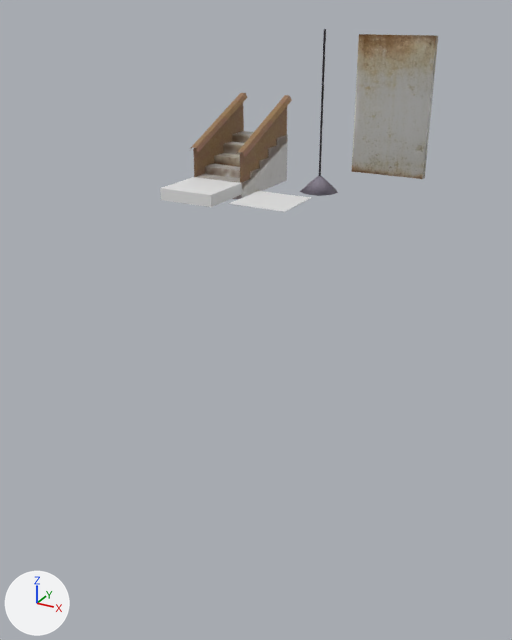
The FBX model Assets/Models/fatherApartmentsBasementEnvironment.fbx: old version first, new version second.
Before and after are seen from a camera (50 mm lens) standing at (14.8, -33.7, 8.7) and looking at (-2.9, -1.6, -7.3). Arrows for +X, +Y and +Z are at lower left; the lights stay in place. Where no turn or scale is listed for an object, it has been applied to the vertices.

The older version as bpy lines, for what is in view:
```python
me_cube_000 = bpy.data.meshes.new('Cube.000')
me_cube_000.from_pydata([(-1.5, -1.5, 0.15), (-1.5, -1.5, 0.15), (-1.5, 1.5, 0.15), (-1.5, 1.5, 0.15), (1.5, -1.5, 0.15), (1.5, -1.5, 0.15), (1.5, 1.5, 0.15), (1.5, 1.5, 0.15)], [], [(2, 6, 4, 0), (7, 3, 1, 5)])
me_cube_002 = bpy.data.meshes.new('Cube.002')
me_cube_002.from_pydata(...)  # 56 vertices, 22 faces; spans x -1.72..1.71, y -2.58..2.72, z -0.45..4.3
me_cube_002.materials.append(mat_buildingredbrick)
me_cube_009 = bpy.data.meshes.new('Cube.009')
me_cube_009.from_pydata(...)  # a box spanning x -1.5..1.5, y -1.5..1.5, z -0.15..0.45
ob_basementstairenter = bpy.data.objects.new('BasementStairEnter', me_cube_002)
ob_basementstairenter.location = (-5.0, 0.58, 0.0)
ob_basementstairenterfloor = bpy.data.objects.new('BasementStairEnterFloor', me_cube_009)
ob_basementstairenterfloor.location = (-5.0, -3.5, 0.0)
ob_basementstairgridmetalfloor = bpy.data.objects.new('BasementStairGridMetalFloor', me_cube_000)
ob_basementstairgridmetalfloor.location = (-1.0, -3.5, 0.0)
# also in view: 'BasementLightLamp' at (0.0, 0.0, 3.9); 'BasementStairEnterWall.001' at (2.5, 3.4, 4.0)
```
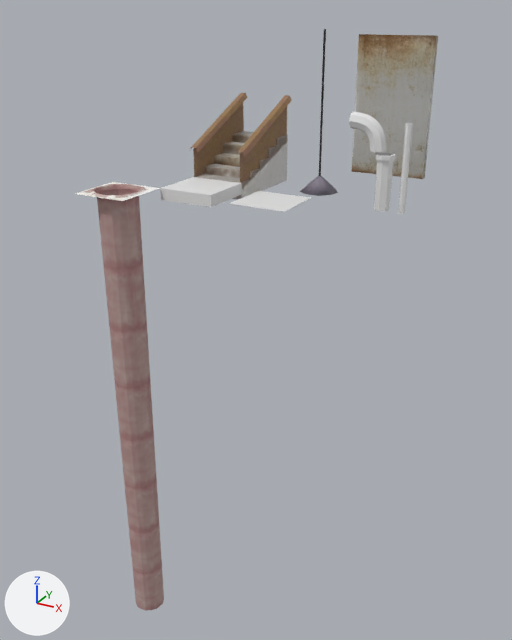
Commit message: hole model

Boxes [x1, y1, x2, y2] around the edits, measured in the pictures (512 x 640 px):
'BasementHoleInTheFloor', added (brown): after [75, 182, 164, 611]
'pipeWide', added: after [374, 152, 396, 211]
'pipeTurn', added: after [349, 112, 386, 152]
'pipeThin', added: after [398, 123, 413, 214]

What changed in the scene script:
```text
Add mat_material:
    mat_material = principled_material('Material')
    mat_material.texture = img_basementstairenterenvironmenttexture_png  # with its transparency
    mat_material.roughness = 0.69
Add me_mesh_001:
    me_mesh_001.from_pydata(...)  # 104 vertices, 96 faces; spans x -0.92..0.88, y -0.4..0.4, z -0.9..0.86
Add me_cube_010:
    me_cube_010.from_pydata(...)  # 220 vertices, 200 faces; spans x -1.5..1.5, y -1.5..1.5, z -26.3..0.5
    me_cube_010.materials.append(mat_material)  # picture img_basementstairenterenvironmenttexture_png
Add me_mesh_002:
    me_mesh_002.from_pydata(...)  # 16 vertices, 8 faces; spans x -0.17..0.17, y -0.17..0.17, z -2.15..2.15
Add me_mesh:
    me_mesh.from_pydata(...)  # 40 vertices, 32 faces; spans x -0.5..0.5, y -0.5..0.5, z -2.09..0.63
Add ob_pipeturn:
    ob_pipeturn = bpy.data.objects.new('pipeTurn', me_mesh_001)
    ob_pipeturn.location = (2.7, -0.36, 3.32)
Add ob_basementholeinthefloor:
    ob_basementholeinthefloor = bpy.data.objects.new('BasementHoleInTheFloor', me_cube_010)
    ob_basementholeinthefloor.location = (-8.0, -6.5, 0.0)
Add ob_pipethin:
    ob_pipethin = bpy.data.objects.new('pipeThin', me_mesh_002)
    ob_pipethin.location = (4.62, -0.36, 1.68)
Add ob_pipewide:
    ob_pipewide = bpy.data.objects.new('pipeWide', me_mesh)
    ob_pipewide.location = (3.58, -0.36, 1.66)
```
